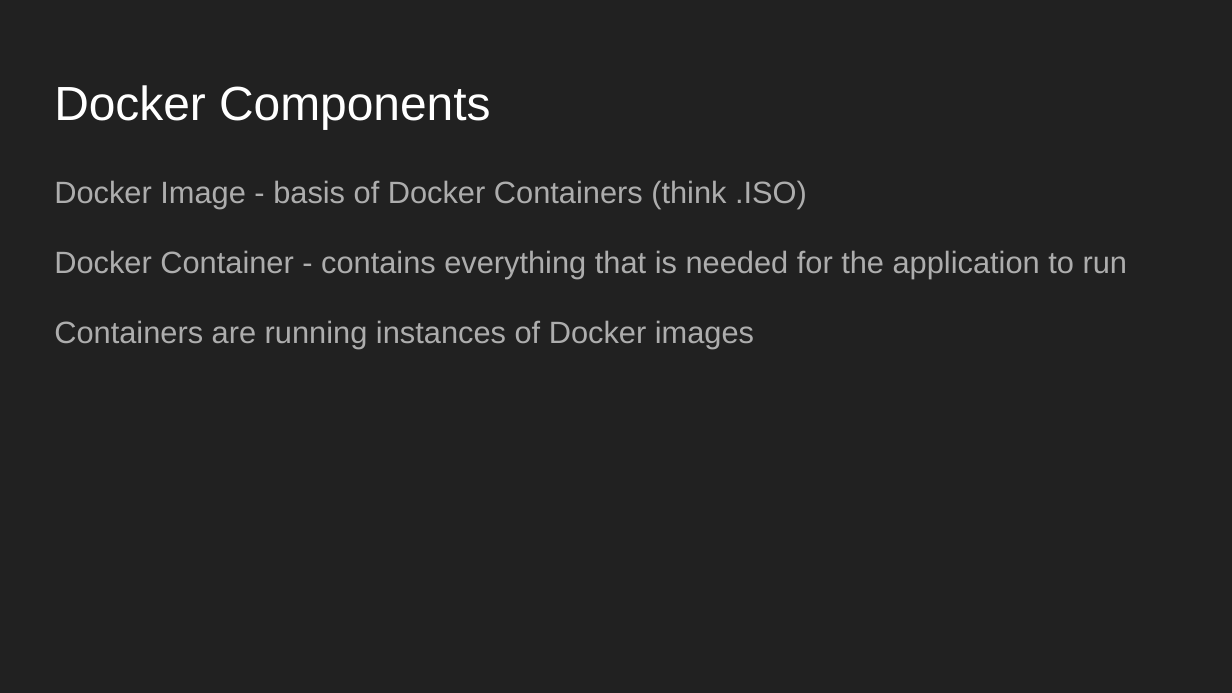
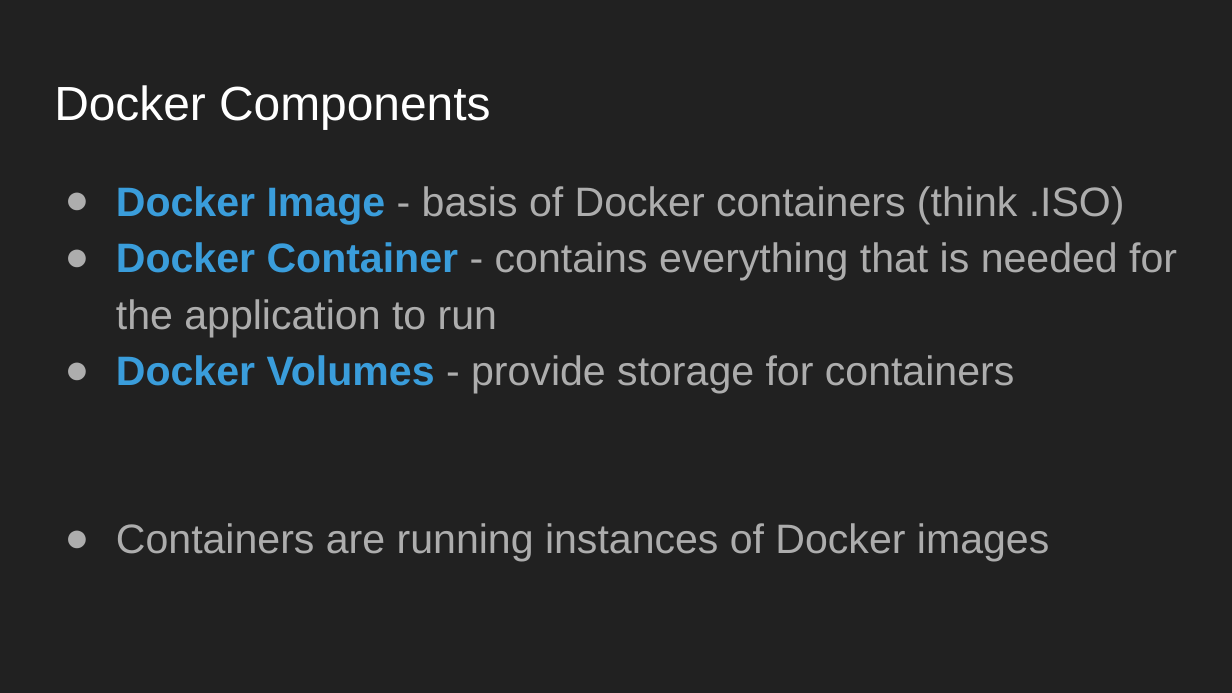
Before and after one commit to tlewis11/Docker-Presentation-SMLUG, a slide deck: slide 7 of Introduction_To_Docker_Containers_SMLUG_10-20-2018.odp. Drawn at 1232x693 pixels with LibreOffice and Linux fonts; fonts in the diff are those of the drawing. Boxes give left, top, right and bottom in pixels: in the first picture for what was removed or moved away, otherwise in the second. Text is boxed around its words. In the diff, an @@ line names an element or a change of style, - is before the commit and + after.

```diff
--- a/Introduction_To_Docker_Containers_SMLUG_10-20-2018.odp
+++ b/Introduction_To_Docker_Containers_SMLUG_10-20-2018.odp
@@ text at (x1=116, y1=186, x2=1125, y2=224): text changed; size 18 to 24 pt @@
-Docker Image - basis of Docker Containers (think .ISO)
+● Docker Image - basis of Docker containers (think .ISO)
@@ text at (x1=116, y1=242, x2=1177, y2=562): size 18 to 24 pt in "Docker Container - contains everything that is ...", "Containers are running instances of Docker images"; text colour #ADADAD to #3A9DDB, bold on in "Docker Container"; bullet none to ●; less space between paragraphs @@
@@ text at (x1=116, y1=355, x2=1014, y2=394): paragraph added @@
+● Docker Volumes - provide storage for containers
```
Also in this commit, not shown: 9 other slides changed.
